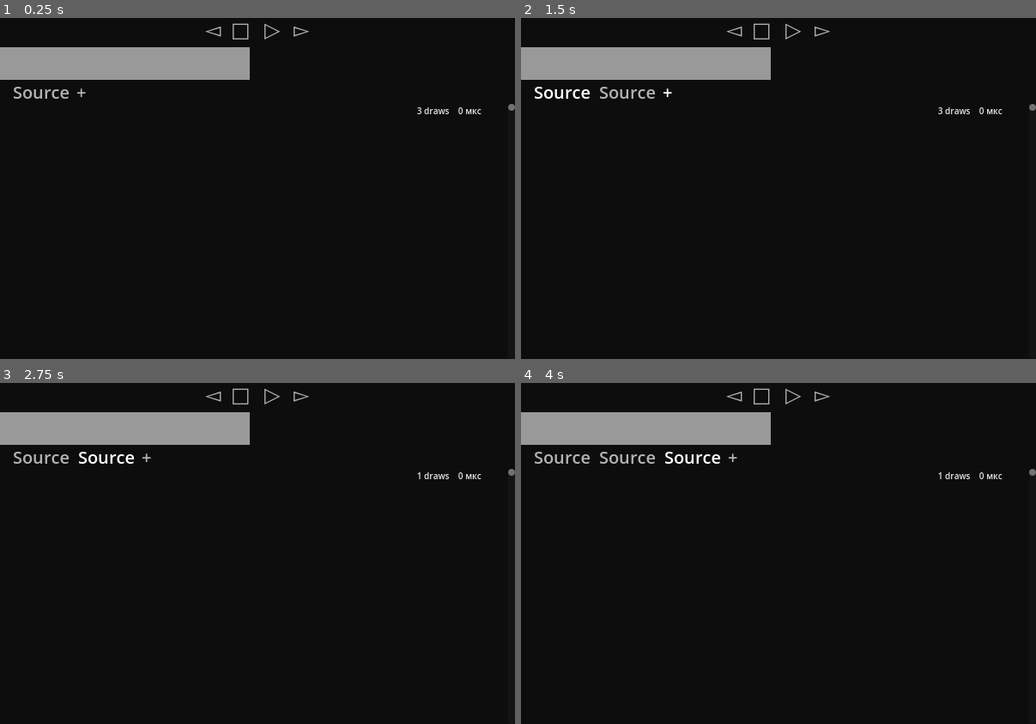
Above: before the commit, frames 1-4 (two rows, left to right).
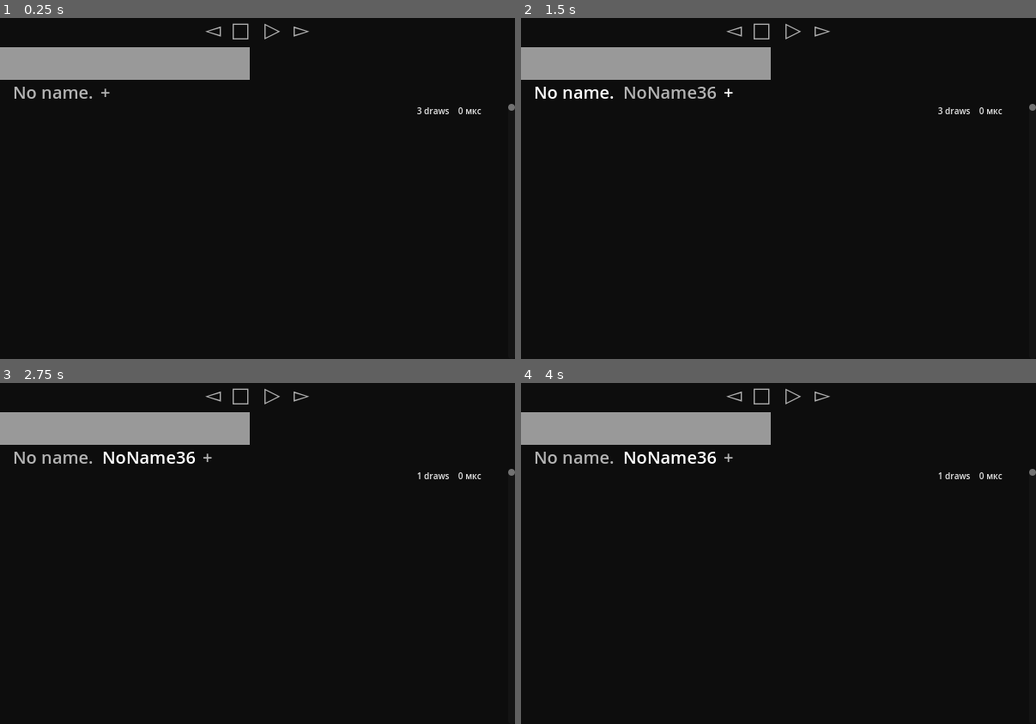
Above: after the commit, the same moments.

Repository: AncRad/tag-player-prototype
Game: Godot game, scene res://main.tscn
The game is run twice, just before and just after one commit, with the same random seed, the same clock (stepped at 60 frames per second) and the same inputs.
Inputs (mouse positions are in pixels of both pictures, inside the frame that each line leads up to):
- Up to frame 1 (0.25 s): no input
- Up to frame 2 (1.5 s): click "Source" (after the commit: "No name.") at 0.5 s; click "+" at 1.25 s
- Up to frame 3 (2.75 s): click (108, 458) at 2 s, where only the run before the commit has a clickable "Source"
- Up to frame 4 (4 s): click (670, 458) at 2.75 s, where only the run after the commit has a clickable "NoName36825990567"; click (690, 458) at 3.5 s, where only the run before the commit has a clickable "Source"

The runs differ from the first frame. In frame 1, 0.3% of the frame differs, in the area x 2-22%, y 20-24%; in frame 2, 0.7%; in frame 3, 0.7%; in frame 4, 0.8%, in the area x 2-42%, y 20-24%.

Commit message:
drop заголовки

Diff:
--- /dev/null
+++ b/core/global.gd
@@ -0,0 +1,18 @@
+class_name G
+extends Object
+
+func _init() -> void:
+	assert(false)
+	self.free()
+
+
+static func validate(variant: Variant, type: Variant = null) -> Variant:
+	if is_instance_valid(variant):
+		if type:
+			if is_instance_of(variant, type):
+				return variant
+			else:
+				return null
+		else:
+			return variant
+	return null
--- a/core/player/player.gd
+++ b/core/player/player.gd
@@ -115,7 +115,7 @@
 		if 'source' in data and data.source is DataSource:
 			return true
 
-		if 'player' in data and data.player is Player and data.player.current_source and data.player != self:
+		if 'player' in data and data.player is Player and data.player != self and data.player.current_source:
 			return true
 
 		if 'track' in data and data.track is Dictionary:
--- a/gui/track_list/headers/header.gd
+++ b/gui/track_list/headers/header.gd
@@ -8,11 +8,17 @@
 		if value != list:
 			if list:
 				list.visible_name_changed.disconnect(set_title)
-			if value:
-				value.visible_name_changed.connect(set_title)
-				set_title(value.get_visible_name())
 
 			list = value
+
+			if list:
+				list.visible_name_changed.connect(set_title)
+				set_title(list.visible_name)
+	get:
+		if is_instance_valid(list):
+			return list
+		else:
+			return null
 
 
 func _init() -> void:
--- a/gui/track_list/headers/headers_panel.gd
+++ b/gui/track_list/headers/headers_panel.gd
@@ -4,7 +4,7 @@
 const Header = preload('header.gd')
 const TRACK_LIST = preload('../track_list.tscn')
 
-@export var lists_parent : Control:
+@export var lists_parent: Control:
 	set(value):
 		if value != lists_parent:
 			if lists_parent:
@@ -19,14 +19,14 @@
 
 			update()
 
-@export var default_source : DataSource
-
-@export var default_player : Player:
+@export var default_source: DataSource
+
+@export var default_player: Player:
 	set(value):
 		if value != default_player:
 			default_player = value
 
-@export_range(0, 30, 0.1) var sight_borders : int = 15:
+@export_range(0, 30, 0.1) var sight_borders: int = 15:
 	set(value):
 		sight_borders = value
 		if _border_left:
@@ -34,12 +34,12 @@
 		if _border_right:
 			_border_right.custom_minimum_size.x = sight_borders
 
-@export_range(0, 30, 0.1) var headers_separation : int = 10:
+@export_range(0, 30, 0.1) var headers_separation: int = 10:
 	set(value):
 		headers_separation = value
 		pass
 
-var _headers : Array[Header] = []
+var _headers: Array[Header] = []
 var _updating := false
 
 @onready var _headers_parent := %Headers as Container
@@ -65,44 +65,154 @@
 		_updating = true
 		_update.call_deferred()
 
-#func _can_drop_data(_at_position: Vector2, data: Variant) -> bool:
-	#if data is Dictionary:
-		#if 'header' in data and data.header is Header:
-			#return data.header.list != null
-		#
-		#if 'player' in data and data.player is Player:
-			#return true
-		#
-		#if 'source' in data and data.source is DataSource:
-			#return true
-	#return false
-#
-#func _get_drag_data(at_position: Vector2, data := {}) -> Variant:
-	#return
-
-#func _drop_data(at_position: Vector2, data: Variant) -> void:
-	#pass
-
-func _on_header_can_drop_data(at_position: Vector2, data: Variant, header : Header) -> bool:
+func _get_drag_data(_at_position: Vector2, at_header: Header = null) -> Variant:
+	var data := {}
+	if at_header:
+		data.from = at_header
+		if at_header.list:
+			data.track_list = at_header.list
+			if at_header.list.source:
+				data.source = at_header.list.source
+			if at_header.list.player:
+				data.player = at_header.list.player
+
+	if data:
+		return data
+	return null
+
+func _can_drop_data(at_position: Vector2, data: Variant, to_header: Header = null) -> bool:
+	return drop_data(at_position, data, to_header, true)
+
+func _drop_data(to_position: Vector2, data: Variant, to_header: Header = null) -> void:
+	drop_data(to_position, data, to_header, false)
+
+func drop_data(to_position: Vector2, data: Variant, to_header: Header = null, test := false) -> bool:
+	if data is Dictionary:
+		var to_index: int = -1
+		var header := G.validate(data.get('from'), Header) as Header
+		var list := G.validate(data.get('track_list'), TrackList) as TrackList
+		var source := G.validate(data.get('source'), DataSource) as DataSource
+		var player := G.validate(data.get('player'), Player) as Player
+
+		## вычислить целевой индекс
+		if _has_header(to_header):
+			to_index = to_header.find(to_header)
+		else:
+			pass ## TODO: to_index = ????
+
+		## если есть заголовок
+		if header:
+			## если заголовок свой, то переместить и закончить
+			if _has_header(header):
+				if not test:
+					_headers.erase(header)
+					_headers.insert(to_index, header)
+				return true
+
+			## если заголовок чужой и есть трек лист, то украсть трек лист
+			elif is_instance_valid(header.list):
+				if test:
+					return true
+				list = header.list
+
+			else:
+				return false
+
+		## если есть трек лист, то украсть
+		if list:
+			if test:
+				return true
+			if list.get_panret():
+				list.get_parent().remove_child(list)
+
+		## если нет трек листа, но есть проигрыватель и источник, то создать трек лист
+		elif player and source:
+			if test:
+				return true
+			list = TRACK_LIST.instantiate() as TrackList
+			list.source = source
+			list.player = player
+		else:
+			return false
+
+
+		## если нет заголовка и есть трек лист, то создать заголовок
+		if not header and list:
+			if test:
+				header = _header_create(list)
+				_headers.insert(to_index, header)
+				_headers_parent.add_child(header)
+			return true
+
+		## если есть заголовок, то добавить в точку to_index
+		if header:
+			if not test:
+				_headers.insert(to_index, header)
+				_headers_parent.add_child(header)
+			return true
+
+
+		if header:
+			if _has_header(header):
+				if not test:
+					## переместить заголовок
+					_headers.erase(header)
+					_headers.insert(to_index, header)
+				return true
+
+			elif is_instance_valid(header.list):
+				if not test:
+					## украсть лист
+					if header.list.get_parent():
+						header.list.get_parent().remove_child(header.list)
+					lists_parent.add_child(header.list)
+
+					## создать заголовок
+					var new_header := _header_create(list)
+					_headers.insert(to_index, new_header)
+					_headers_parent.add_child(new_header)
+				return true
+
+			else:
+				return false
+
+		elif list:
+			if not test:
+				## украсть лист
+				if header.list.get_parent():
+					header.list.get_parent().remove_child(header.list)
+				lists_parent.add_child(header.list)
+
+				## создать заголовок
+				var new_header := _header_create(list)
+				_headers.insert(to_index, new_header)
+				_headers_parent.add_child(new_header)
+			return true
+
+		elif source and player:
+			if not test:
+				## создать лист
+				list = TRACK_LIST.instantiate() as TrackList
+				list.source = source
+				list.player = player
+				## создать заголовок
+				var new_header := _header_create(list)
+				_headers.insert(to_index, new_header)
+				_headers_parent.add_child(new_header)
+			return true
+
+		else:
+			return false
+
+
 	return false
 
-func _on_header_get_drag_data(at_position: Vector2, header : Header) -> Variant:
-	if header in _headers:
-		if is_instance_valid(header.list) and header.list.get_parent() == lists_parent:
-			var data := header.list._get_drag_data(Vector2(INF, INF)) as Dictionary
-			data.header = header
-			return data
-	return
-
-func _on_header_drop_data(at_position: Vector2, data: Variant, header : Header) -> void:
-	pass
-
 func _on_headers_pre_sort_children() -> void:
-	var last_position : float = 0.0
-	var max_length : float = 120.0
+	var last_position: float = 0.0
+	var max_length: float = 120.0
 	var font := get_theme_font('font', 'Button')
 	var font_size := get_theme_font_size('font_size', 'Button')
-	var font_height : float = font.get_height(font_size)
+	var font_height: float = font.get_height(font_size)
 	for i in _headers.size():
 		var header := _headers[i]
 		#var list := header.list
@@ -128,14 +238,15 @@
 			list.player = default_player
 
 		list.focus_track_on_ready = true
+		list.visible_name = 'NoName%d' % list.get_instance_id()
 
 		lists_parent.add_child.call_deferred(list)
 
-func _on_header_pressed(header : Header) -> void:
+func _on_header_pressed(header: Header) -> void:
 	if is_instance_valid(header.list):
 		header.list.show()
 
-func _on_header_close_pressed(header : Header) -> void:
+func _on_header_close_pressed(header: Header) -> void:
 	if is_instance_valid(header.list):
 		if header.list.visible:
 			if _headers.size() > 1:
@@ -159,32 +270,36 @@
 			if child is TrackList:
 				var list := child as TrackList
 				if not _list_to_header(list):
-					_header_create(list)
+					var header := _header_create(list)
+					_headers.append(header)
+					_headers_parent.add_child(header)
 
 	for header in _headers.duplicate():
 		if not is_instance_valid(header.list) or header.list.get_parent() != lists_parent:
 			_header_remove(header)
 
-func _header_create(list : TrackList) -> void:
+func _header_create(list: TrackList) -> Header:
 	var header := Header.new()
 	header.list = list
-	if list.source and list.source.get_not_ordered() is DataBase:
-		header.set_title('Source')
-	header.set_drag_forwarding(_on_header_get_drag_data.bind(header),
-			_on_header_can_drop_data.bind(header), _on_header_drop_data.bind(header))
+	header.set_title(list.visible_name)
+	header.set_drag_forwarding(_get_drag_data.bind(header), _can_drop_data.bind(header), _drop_data.bind(header))
+
 	header.close_pressed.connect(_on_header_close_pressed.bind(header))
 	header.pressed.connect(_on_header_pressed.bind(header))
-	_headers.append(header)
-	_headers_parent.add_child(header)
-
-func _header_remove(header : Header) -> void:
+
+	return header
+
+func _header_remove(header: Header) -> void:
 	assert(header)
 	_headers.erase(header)
 	_headers_parent.remove_child(header)
 	header.queue_free()
 
-func _list_to_header(list : TrackList) -> Header:
+func _list_to_header(list: TrackList) -> Header:
 	for header in _headers:
 		if header.list == list:
 			return header
 	return null
+
+func _has_header(header: Header) -> bool:
+	return header in _headers
--- a/gui/track_list/headers/headers_panel.tscn
+++ b/gui/track_list/headers/headers_panel.tscn
@@ -4,7 +4,7 @@
 [ext_resource type="Script" path="res://gui/track_list/headers/headers_panel.gd" id="2_ofo3w"]
 [ext_resource type="Script" path="res://gui/track_list/headers/add_button.gd" id="3_x7gql"]
 
-[node name="TrackListsHeader" type="HBoxContainer"]
+[node name="HeadersPanel" type="HBoxContainer"]
 anchors_preset = 10
 anchor_right = 1.0
 grow_horizontal = 2
--- a/gui/track_list/track_list.gd
+++ b/gui/track_list/track_list.gd
@@ -22,6 +22,12 @@
 				_list.player = player
 
 @export var focus_track_on_ready := false
+
+@export var visible_name : String = "":
+	set(value):
+		if value != visible_name:
+			visible_name = value
+			visible_name_changed.emit(visible_name)
 
 var _selection_action_modifiers_mask : KeyModifierMask
 var _selection_echo : bool = false
@@ -132,6 +138,3 @@
 			else:
 				## центруем по центру вертикали
 				_list.scroll_offset = track_index - int(_list.get_max_lines() / 2.0)
-
-func get_visible_name() -> String:
-	return ""
--- a/gui/track_list/track_list.tscn
+++ b/gui/track_list/track_list.tscn
@@ -4,7 +4,7 @@
 [ext_resource type="Script" path="res://gui/track_list/track_list_item.gd" id="2_g0k8f"]
 [ext_resource type="FontFile" uid="uid://dagfcdeco83pk" path="res://gui/main.fontdata" id="5_7t7tn"]
 
-[node name="TrackList" type="Control" node_paths=PackedStringArray("_list")]
+[node name="TrackList" type="Control"]
 layout_mode = 3
 anchors_preset = 15
 anchor_right = 1.0
@@ -15,7 +15,6 @@
 size_flags_vertical = 3
 focus_mode = 2
 script = ExtResource("1_k8p78")
-_list = NodePath("HBoxContainer/List")
 metadata/_edit_lock_ = true
 metadata/_edit_group_ = true
 
